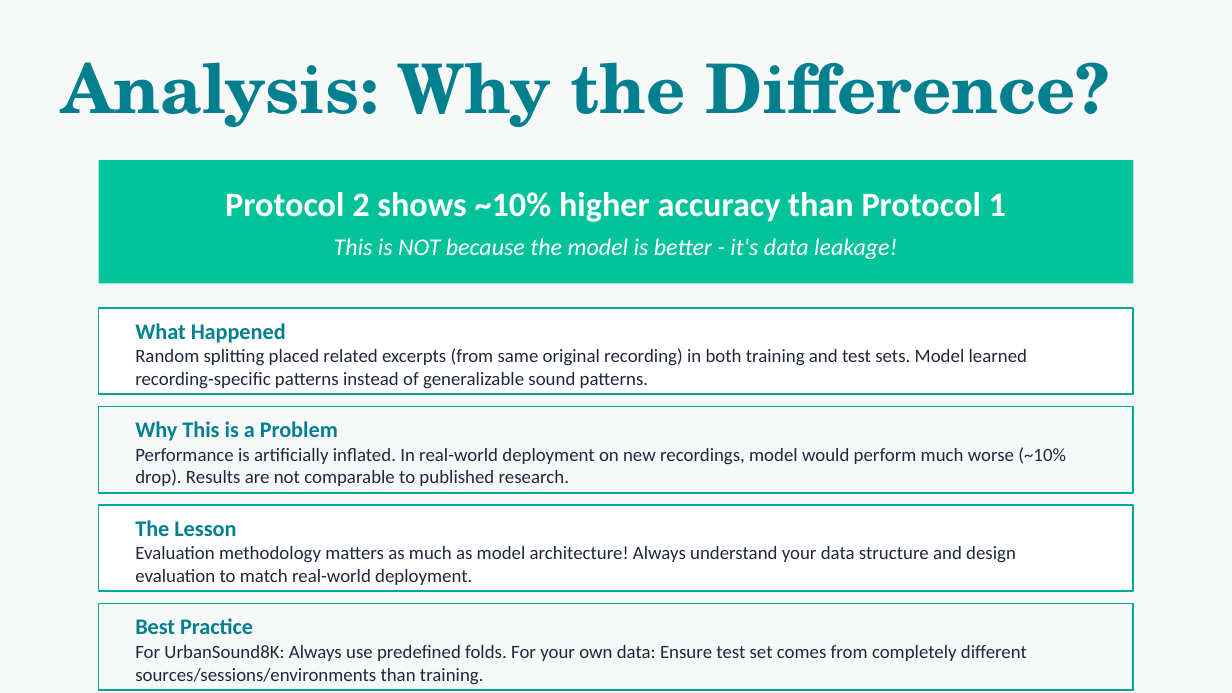
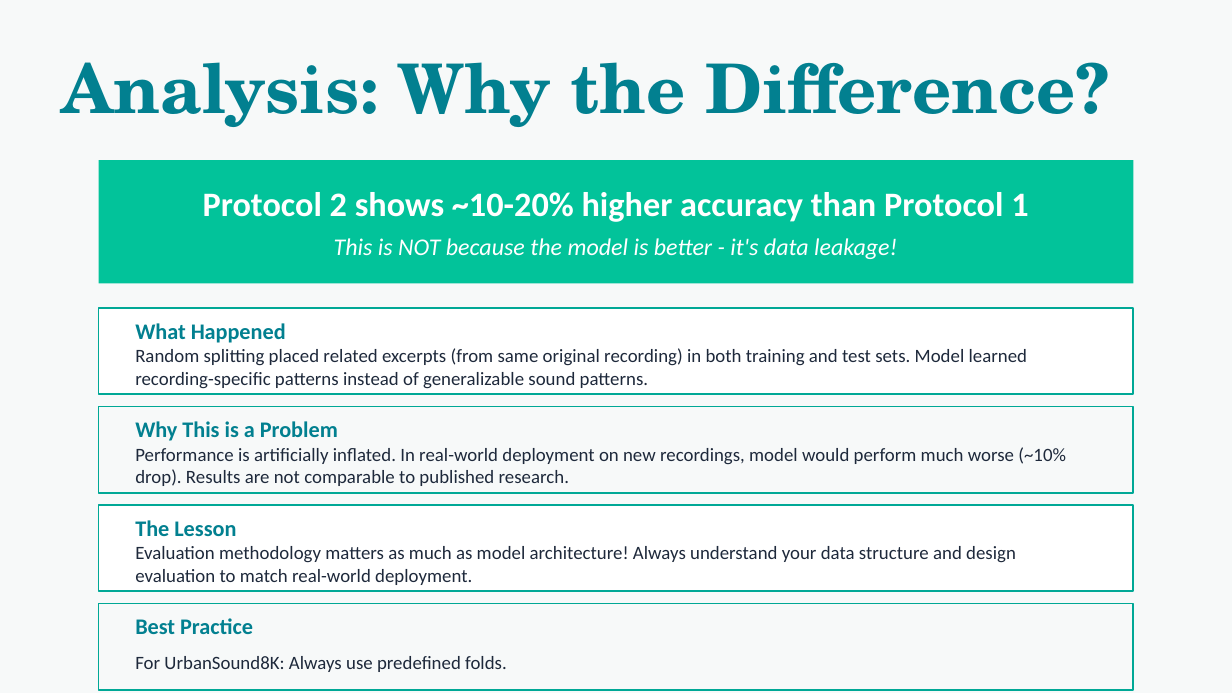
Before and after one commit to kostismatz/GKS_ML_Project, a slide deck: slide 19 of Theory/Urban_Sound_Classification_ML_v2.pptx. Drawn at 1232x693 pixels with LibreOffice and Linux fonts; fonts in the diff are those of the drawing. Boxes give left, top, right and bottom in pixels: in the first picture for what was removed or moved away, otherwise in the second. Text is boxed around its words. In the diff, an @@ line names an element or a change of style, - is before the commit and + after.

```diff
--- a/Theory/Urban_Sound_Classification_ML_v2.pptx
+++ b/Theory/Urban_Sound_Classification_ML_v2.pptx
@@ text at [203,192,1028,222]: text changed @@
-Protocol 2 shows ~10% higher accuracy than Protocol 1
+Protocol 2 shows ~10-20% higher accuracy than Protocol 1
@@ text at [135,656,507,672]: text changed @@
-For UrbanSound8K: Always use predefined folds. For your own data: Ensure test set comes from completely different sources/sessions/environments than training.
+For UrbanSound8K: Always use predefined folds.
```
Also in this commit, not shown: 3 other slides changed.
